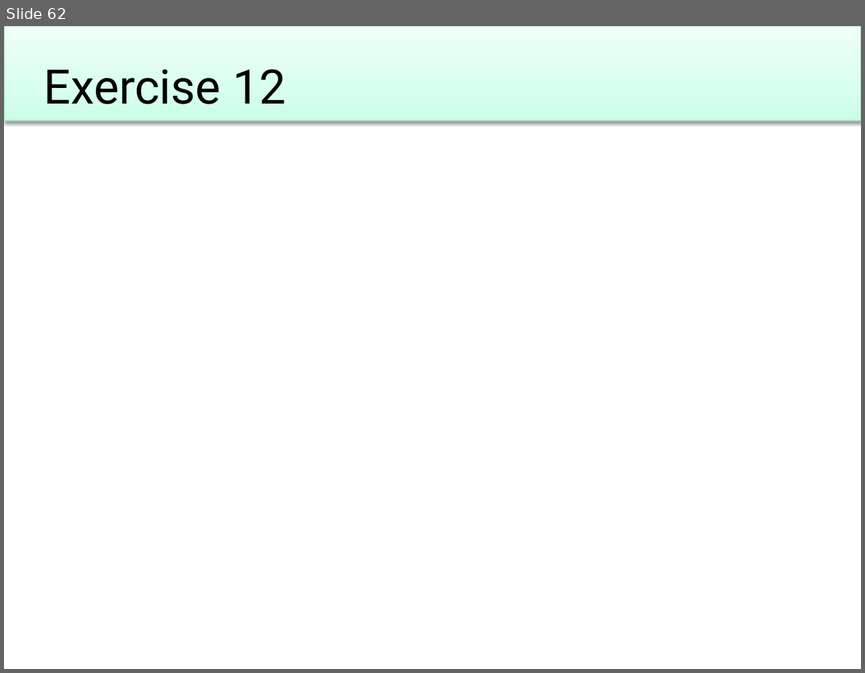
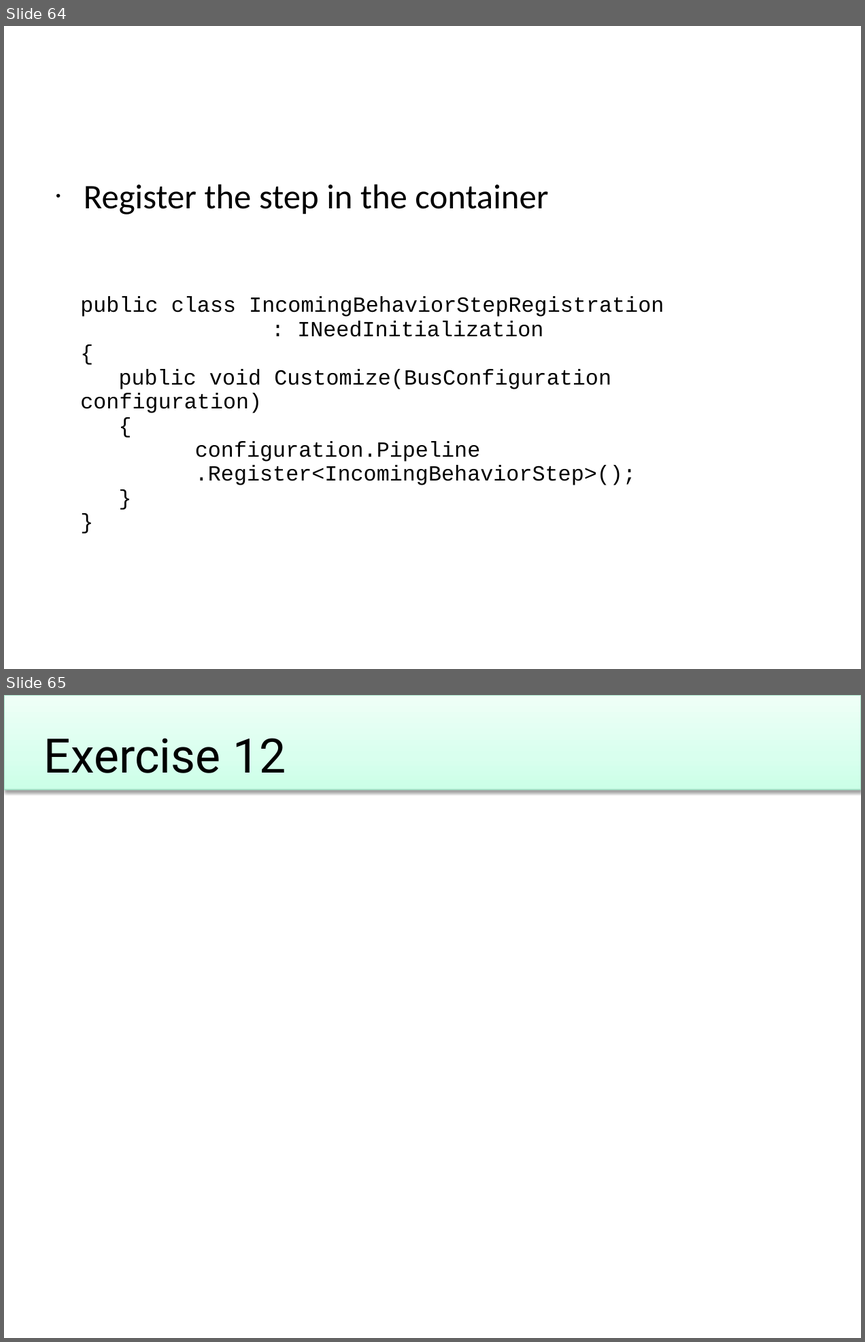
Before and after one commit to Particular/Course.Slides, a slide deck: EnterpriseDevelopmentWithNServiceBus.pptx. Shown one above the other, each under a label of ours: slide 62 before the commit, slides 64 and 65 after it. The pictures are 865x673 and 865x1342 pixels, drawn with LibreOffice and Linux fonts; fonts in the diff are those of the drawing; background and template pictures are left out. Boxes give left, top, right and bottom in pixels: in the first picture for what was removed or moved away, otherwise in the second. Text is boxed around its words. In the diff, an @@ line names an element or a change of style, - is before the commit and + after.

Commit message:
Extensionpoints changed to NSB v5, slides showing russian doll model

```diff
--- a/EnterpriseDevelopmentWithNServiceBus.pptx
+++ b/EnterpriseDevelopmentWithNServiceBus.pptx
@@ slide 64 added at (x1=4, y1=26, x2=861, y2=669), background #FFFFFF @@
@@ title added at (x1=43, y1=57, x2=861, y2=118), 44 pt, text #FFFFFF @@
+Russian dolls
@@ text added at (x1=84, y1=184, x2=548, y2=214), 32 pt, text #000000 @@
+• Register the step in the container
@@ text added at (x1=80, y1=296, x2=664, y2=485), 20 pt, text #000000 @@
+public class IncomingBehaviorStepRegistration
+: INeedInitialization
+{
+public void Customize(BusConfiguration configuration)
+{
+configuration.Pipeline
+.Register<IncomingBehaviorStep>();
+}
+}
@@ what was slide 62 is now slide 65 @@
```
Also in this commit, not shown: 6 slides changed, 2 other slides added, 1 other file.
